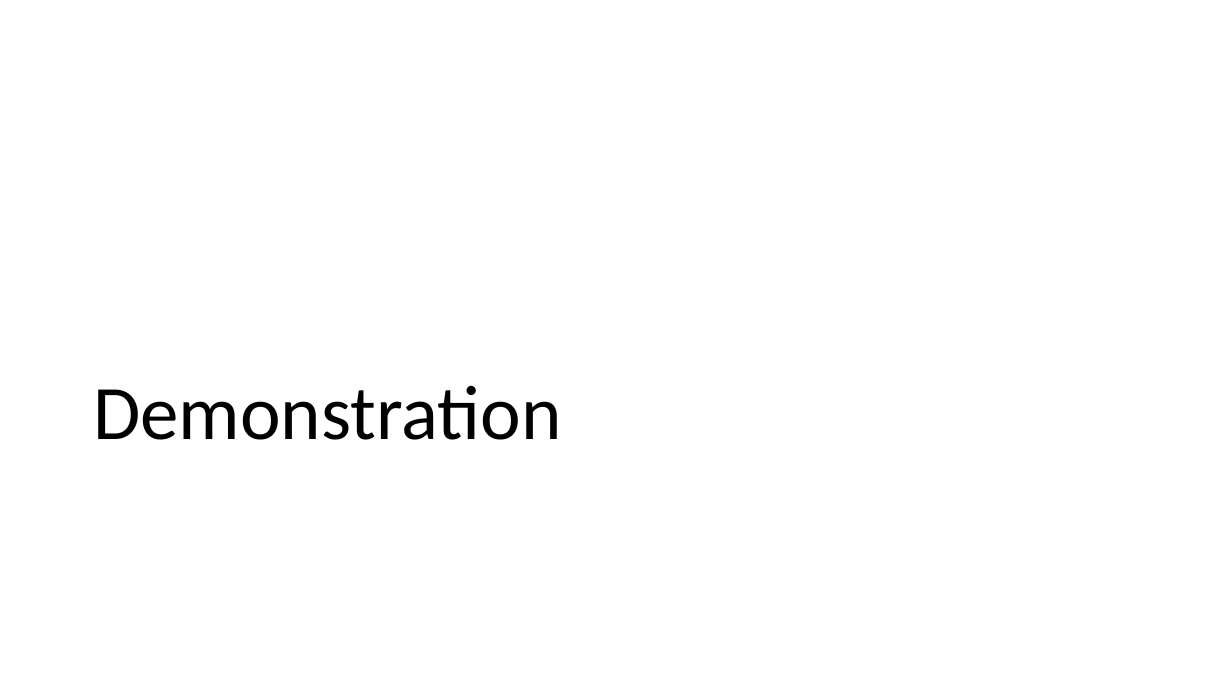
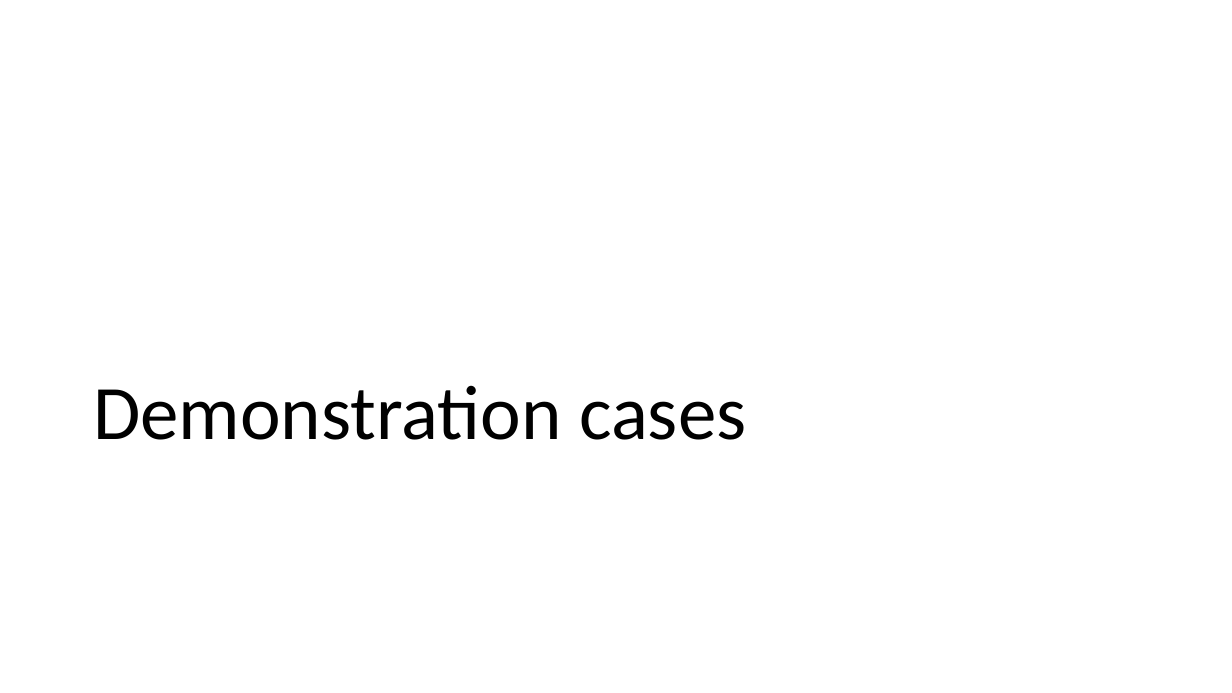
Before and after one commit to Codaxx/WSN_Lab_2025, a slide deck: slide 8 of wsnlab-ss25-final-group2.pptx (slide 4 before the commit). Drawn at 1232x693 pixels with LibreOffice and Linux fonts; fonts in the diff are those of the drawing; background and template pictures are left out. Boxes give left, top, right and bottom in pixels: in the first picture for what was removed or moved away, otherwise in the second. Text is boxed around its words. In the diff, an @@ line names an element or a change of style, - is before the commit and + after.

```diff
--- a/wsnlab-ss25-final-group2.pptx
+++ b/wsnlab-ss25-final-group2.pptx
@@ title at [93,385,746,440]: text changed @@
-Demonstration
+Demonstration cases
```
Also in this commit, not shown: 2 other slides changed, 8 slides added, 2 slides removed.
